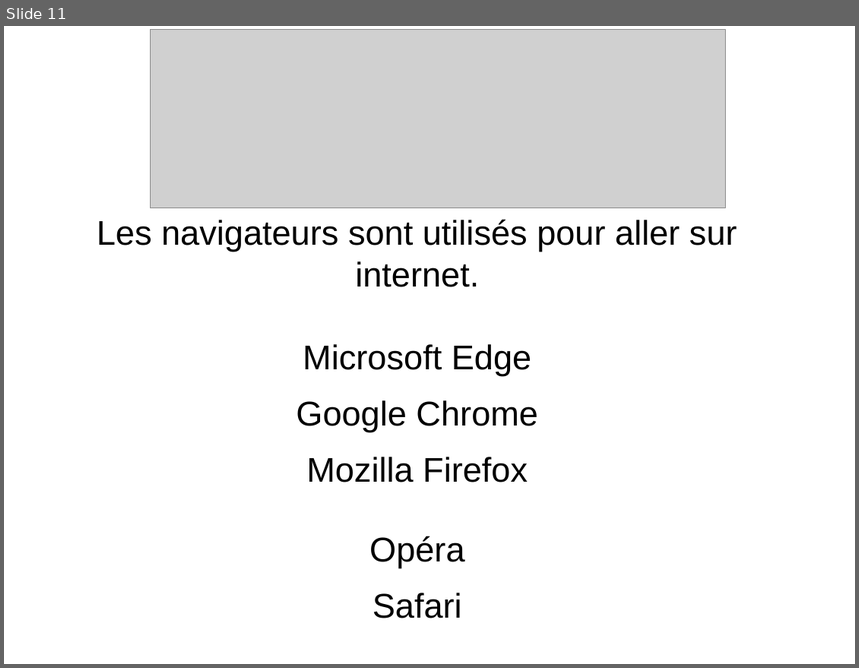
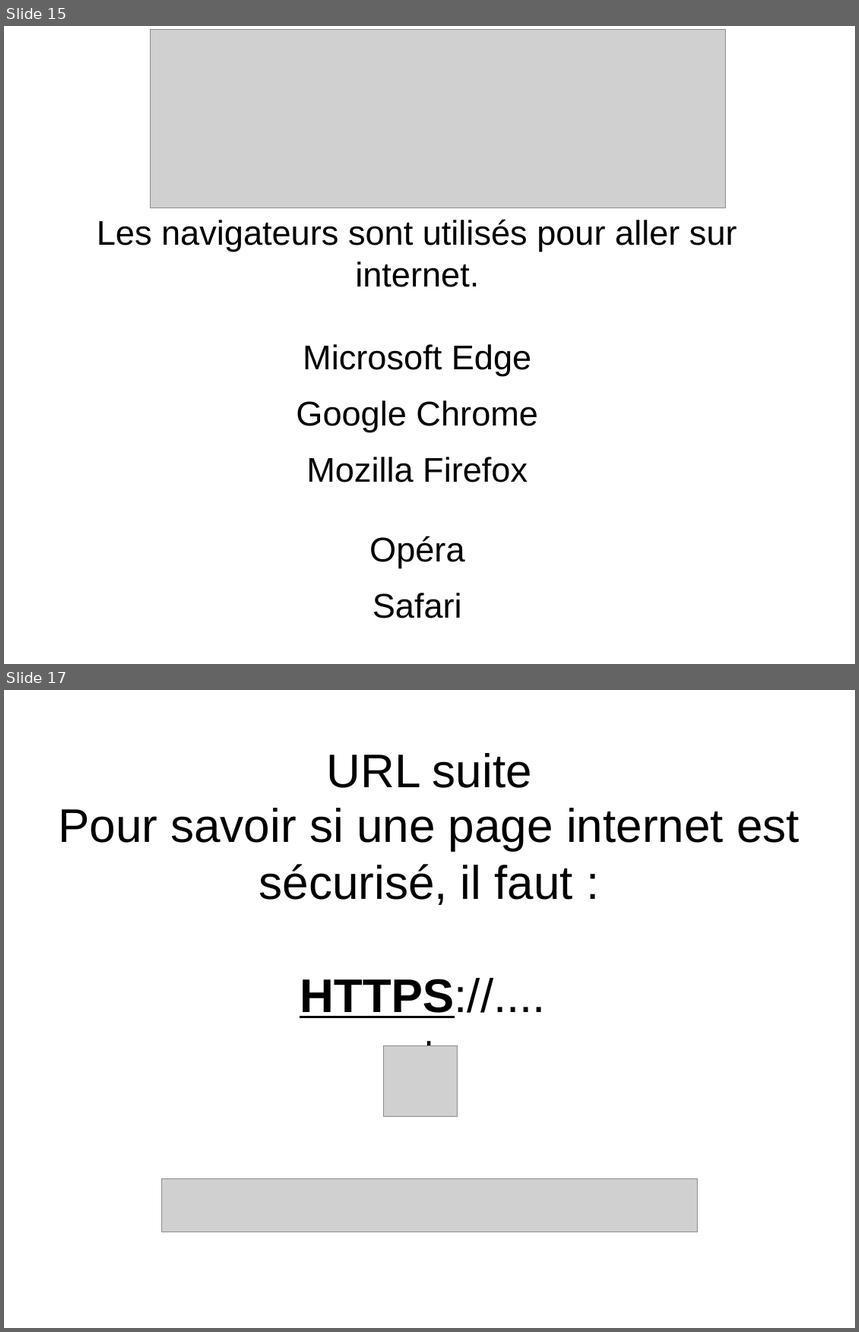
Before and after one commit to rolland-dev/cours-infos, a slide deck: info-de-base.odp. Shown one above the other, each under a label of ours: slide 11 before the commit, slides 15 and 17 after it; the slides between them are not shown. The pictures are 859x668 and 859x1332 pixels, drawn with LibreOffice and Linux fonts; fonts in the diff are those of the drawing; grey boxes stand for pictures. Boxes give left, top, right and bottom in pixels: in the first picture for what was removed or moved away, otherwise in the second. Text is boxed around its words. In the diff, an @@ line names an element or a change of style, - is before the commit and + after.

```diff
--- a/info-de-base.odp
+++ b/info-de-base.odp
@@ slide 17 added at (4, 690, 855, 1328), background #FFFFFF @@
@@ title added at (327, 753, 532, 788), 44 pt, text #000000 @@
+URL suite
@@ title added at (58, 808, 800, 1018), 44 pt, text #000000 @@
+Pour savoir si une page internet est sécurisé, il faut :
+HTTPS://....
++
+=
@@ picture added at (384, 1046, 458, 1117) @@
@@ picture added at (161, 1179, 698, 1232) @@
@@ what was slide 11 is now slide 15 @@
```
Also in this commit, not shown: 5 other slides added.
